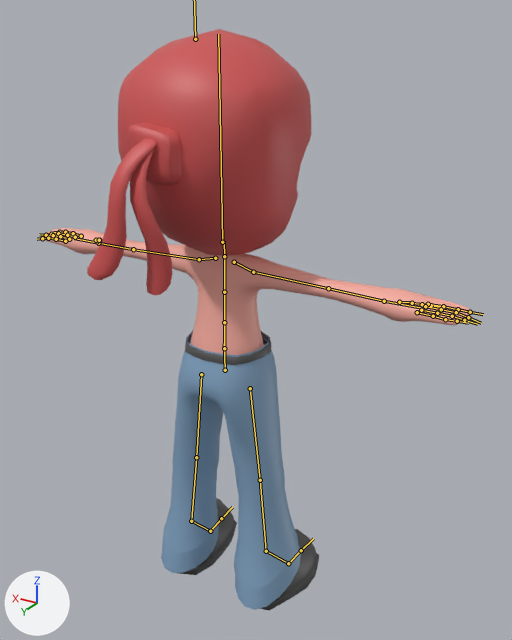
Renders of the FBX model Capstone/Assets/3D Assets/Mob/Ninja/Stoneninja/stoneninja.fbx from each side of a commit.
Rendered twice from a camera (50 mm lens) standing at (-0.0322, 0.048, 0.0524) and looking at (-0.0028, -0.001, 0.0279). The axes (+X, +Y, +Z) are drawn at lower left. The lights are the same throughout. The bones that bend it are drawn over the model as lines.

Names of what the first picture shows: 'BELT', 'body', 'mask', 'shoe'.
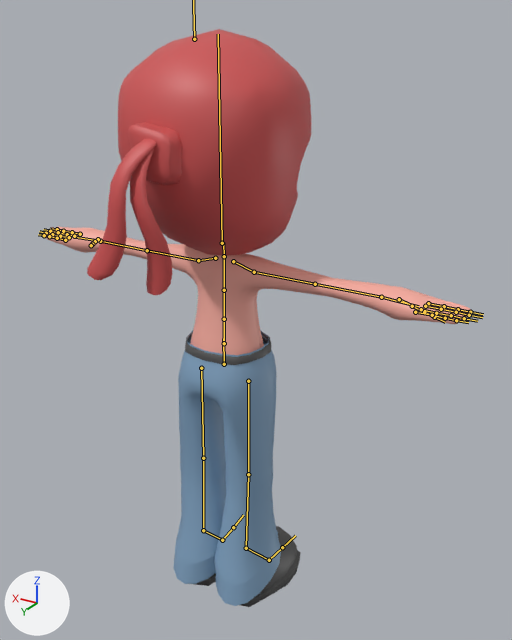
The newer file adds an action. The first version stands in its rest pose; the second is drawn at frame 1 of the action 'Take 001'.

Where the change shows, as pixel boxes (x1, y1, x2, y2) in the pictures (512 x 640 px):
'mask', posed (14% narrower, 15% shorter): before (87, 29, 311, 295); after (118, 29, 311, 255)
'BELT', posed: before (161, 330, 301, 610); after (185, 330, 272, 365)
'pants', now drawn (blue): after (174, 331, 282, 606)
'body', posed: before (41, 228, 471, 355); after (43, 226, 471, 355)
'shoe', posed: before (179, 498, 319, 611); after (195, 526, 301, 607)
'pCube7', now drawn: after (87, 138, 156, 280)
'pCube6', unchanged, uncovered by the edit: after (130, 148, 172, 295)
'pCube3', unchanged, uncovered by the edit: after (127, 122, 182, 185)
bone 'LeftArm', root to tip: before (199, 259) to (133, 249); after (198, 260) to (147, 250)
bone 'LeftForeArm', root to tip: before (133, 249) to (98, 243); after (147, 250) to (100, 241)
bone 'LeftHand', root to tip: before (98, 243) to (75, 238); after (100, 241) to (75, 237)
bone 'LeftHandThumb1', root to tip: before (97, 241) to (98, 240); after (98, 239) to (97, 241)
bone 'LeftHandThumb2', root to tip: before (96, 240) to (97, 240); after (95, 241) to (90, 244)
bone 'LeftHandPinky1', root to tip: before (65, 241) to (56, 239); after (65, 240) to (57, 238)
bone 'RightArm', root to tip: before (253, 272) to (328, 288); after (254, 272) to (315, 284)
bone 'RightForeArm', root to tip: before (328, 288) to (384, 301); after (315, 284) to (381, 297)
bone 'RightHand', root to tip: before (384, 301) to (419, 307); after (381, 297) to (418, 306)
bone 'RightHandThumb1', root to tip: before (399, 302) to (411, 302); after (399, 299) to (411, 305)
bone 'RightHandThumb2', root to tip: before (412, 303) to (423, 304); after (412, 306) to (424, 312)
bone 'RightHandMiddle3', root to tip: before (456, 312) to (468, 317); after (456, 312) to (469, 315)
bone 'RightHandRing1', root to tip: before (421, 310) to (437, 313); after (421, 309) to (436, 313)
bone 'RightHandPinky1', root to tip: before (417, 312) to (433, 316); after (415, 312) to (432, 315)
bone 'LeftUpLeg', root to tip: before (201, 374) to (196, 457); after (201, 368) to (203, 458)
bone 'LeftFoot', root to tip: before (191, 521) to (210, 531); after (203, 530) to (222, 540)
bone 'RightUpLeg', root to tip: before (250, 388) to (260, 480); after (248, 381) to (248, 474)
bone 'RightFoot', root to tip: before (266, 551) to (288, 563); after (246, 548) to (269, 560)

What changed in the scene script:
```text
Change bone_leftarm:
    where bone_leftarm = bpy.data.objects['Armature'].pose.bones['LeftArm']  # child of 'LeftShoulder'
    bone_leftarm.rotation_quaternion: (1.0, 0.0, 0.0, 0.0) -> (0.999, 0.0, 0.0, 0.035)  # degrees (0, 0, 0) -> degrees (0, 0, 4)
Change bone_leftforearm:
    where bone_leftforearm = bpy.data.objects['Armature'].pose.bones['LeftForeArm']  # child of 'LeftArm'
    bone_leftforearm.rotation_quaternion: (1.0, 0.0, 0.0, 0.0) -> (0.998, -0.013, 0.0, -0.054)  # degrees (0, 0, 0) -> degrees (-2, 0, -6)
Change bone_lefthand:
    where bone_lefthand = bpy.data.objects['Armature'].pose.bones['LeftHand']  # child of 'LeftForeArm'
    bone_lefthand.rotation_quaternion: (1.0, 0.0, 0.0, 0.0) -> (1.0, 0.022, -0.012, -0.014)  # degrees (0, 0, 0) -> degrees (3, -1, -2)
Change bone_lefthandthumb1:
    where bone_lefthandthumb1 = bpy.data.objects['Armature'].pose.bones['LeftHandThumb1']  # child of 'LeftHand'
    bone_lefthandthumb1.rotation_quaternion: (1.0, 0.0, 0.0, 0.0) -> (0.987, 0.155, -0.027, -0.042)  # degrees (0, 0, 0) -> degrees (18, -2, -5)
Change bone_lefthandthumb2:
    where bone_lefthandthumb2 = bpy.data.objects['Armature'].pose.bones['LeftHandThumb2']  # child of 'LeftHandThumb1'
    bone_lefthandthumb2.rotation_quaternion: (1.0, 0.0, 0.0, 0.0) -> (0.979, -0.061, -0.014, -0.196)  # degrees (0, 0, 0) -> degrees (-7, -3, -22)
Change bone_lefthandpinky1:
    where bone_lefthandpinky1 = bpy.data.objects['Armature'].pose.bones['LeftHandPinky1']  # child of 'LeftHand'
    bone_lefthandpinky1.rotation_quaternion: (1.0, 0.0, 0.0, 0.0) -> (0.998, 0.008, 0.0, 0.067)  # degrees (0, 0, 0) -> degrees (1, 0, 8)
Change bone_rightarm:
    where bone_rightarm = bpy.data.objects['Armature'].pose.bones['RightArm']  # child of 'RightShoulder'
    bone_rightarm.rotation_quaternion: (1.0, 0.0, 0.0, 0.0) -> (1.0, 0.001, 0.0, -0.029)  # degrees (0, 0, 0) -> degrees (0, 0, -3)
Change bone_rightforearm:
    where bone_rightforearm = bpy.data.objects['Armature'].pose.bones['RightForeArm']  # child of 'RightArm'
    bone_rightforearm.rotation_quaternion: (1.0, 0.0, 0.0, 0.0) -> (0.999, -0.014, 0.0, 0.047)  # degrees (0, 0, 0) -> degrees (-2, 0, 5)
Change bone_righthand:
    where bone_righthand = bpy.data.objects['Armature'].pose.bones['RightHand']  # child of 'RightForeArm'
    bone_righthand.rotation_quaternion: (1.0, 0.0, 0.0, 0.0) -> (0.999, 0.029, 0.006, 0.021)  # degrees (0, 0, 0) -> degrees (3, 1, 2)
Change bone_righthandthumb1:
    where bone_righthandthumb1 = bpy.data.objects['Armature'].pose.bones['RightHandThumb1']  # child of 'RightHand'
    bone_righthandthumb1.rotation_quaternion: (1.0, 0.0, 0.0, 0.0) -> (0.988, 0.148, 0.028, 0.044)  # degrees (0, 0, 0) -> degrees (17, 2, 6)
Change bone_righthandthumb2:
    where bone_righthandthumb2 = bpy.data.objects['Armature'].pose.bones['RightHandThumb2']  # child of 'RightHandThumb1'
    bone_righthandthumb2.rotation_quaternion: (1.0, 0.0, 0.0, 0.0) -> (0.986, -0.066, 0.008, 0.152)  # degrees (0, 0, 0) -> degrees (-7, 2, 17)
Change bone_righthandmiddle3:
    where bone_righthandmiddle3 = bpy.data.objects['Armature'].pose.bones['RightHandMiddle3']  # child of 'RightHandMiddle2'
    bone_righthandmiddle3.rotation_quaternion: (1.0, 0.0, 0.0, 0.0) -> (0.995, -0.099, 0.0, -0.001)  # degrees (0, 0, 0) -> degrees (-11, 0, 0)
Change bone_righthandring1:
    where bone_righthandring1 = bpy.data.objects['Armature'].pose.bones['RightHandRing1']  # child of 'RightHand'
    bone_righthandring1.rotation_quaternion: (1.0, 0.0, 0.0, 0.0) -> (0.999, 0.011, 0.0, -0.05)  # degrees (0, 0, 0) -> degrees (1, 0, -6)
Change bone_righthandpinky1:
    where bone_righthandpinky1 = bpy.data.objects['Armature'].pose.bones['RightHandPinky1']  # child of 'RightHand'
    bone_righthandpinky1.rotation_quaternion: (1.0, 0.0, 0.0, 0.0) -> (0.997, -0.002, 0.0, -0.08)  # degrees (0, 0, 0) -> degrees (0, 0, -9)
Change bone_leftupleg:
    where bone_leftupleg = bpy.data.objects['Armature'].pose.bones['LeftUpLeg']  # child of 'Hips'
    bone_leftupleg.rotation_quaternion: (1.0, 0.0, 0.0, 0.0) -> (0.999, -0.009, 0.0, -0.053)  # degrees (0, 0, 0) -> degrees (-1, 0, -6)
Change bone_leftfoot:
    where bone_leftfoot = bpy.data.objects['Armature'].pose.bones['LeftFoot']  # child of 'LeftLeg'
    bone_leftfoot.rotation_quaternion: (1.0, 0.0, 0.0, 0.0) -> (0.998, 0.018, 0.035, 0.039)  # degrees (0, 0, 0) -> degrees (2, 4, 5)
Change bone_rightupleg:
    where bone_rightupleg = bpy.data.objects['Armature'].pose.bones['RightUpLeg']  # child of 'Hips'
    bone_rightupleg.rotation_quaternion: (1.0, 0.0, 0.0, 0.0) -> (0.999, -0.012, -0.001, 0.053)  # degrees (0, 0, 0) -> degrees (-1, 0, 6)
Change bone_rightfoot:
    where bone_rightfoot = bpy.data.objects['Armature'].pose.bones['RightFoot']  # child of 'RightLeg'
    bone_rightfoot.rotation_quaternion: (1.0, 0.0, 0.0, 0.0) -> (0.998, 0.018, -0.034, -0.04)  # degrees (0, 0, 0) -> degrees (2, -4, -5)
```
